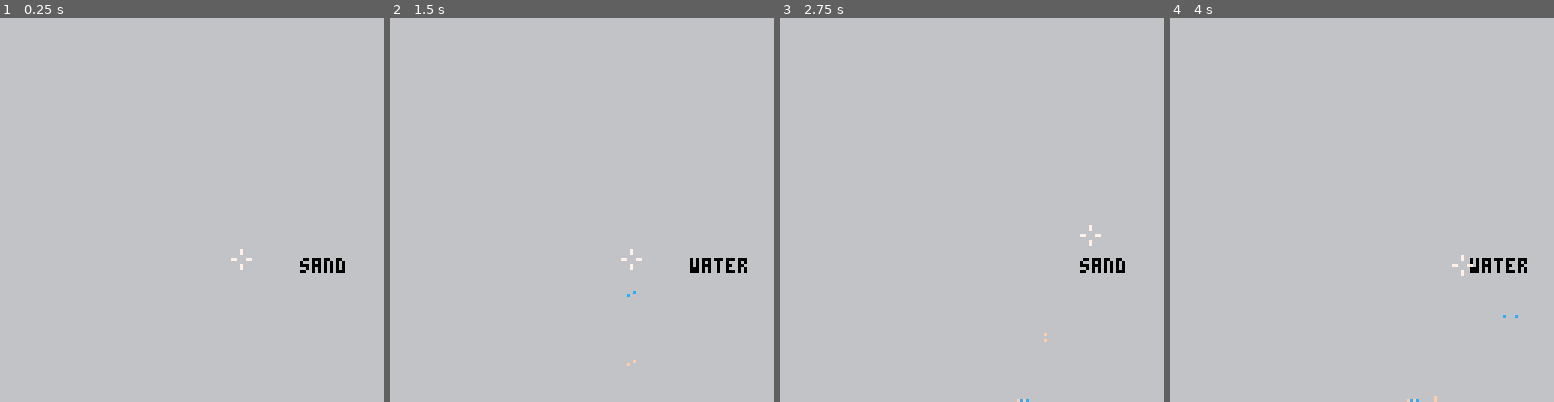
Above: before the commit, frames 1-4 (left to right).
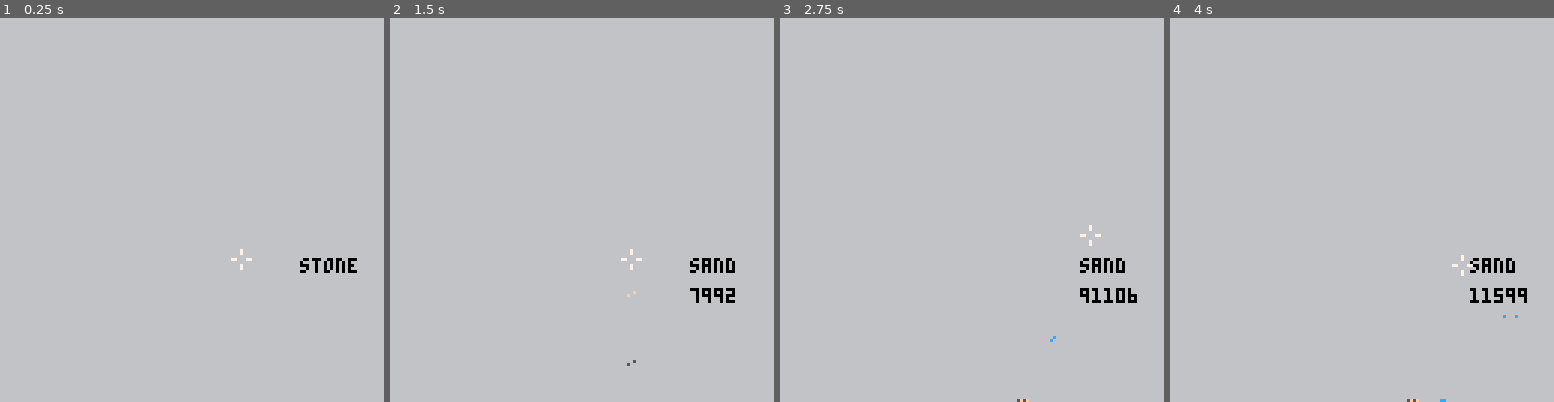
Above: after the commit, the same moments.

Repository: graearea/pico8
Game: PICO-8 cartridge sandstorm.p8
Two runs of this game, one before a commit and one after it. Both use one fixed random seed, a clock stepped at 60 frames per second and the inputs below.
Inputs:
- Up to frame 1 (0.25 s): no input
- Up to frame 2 (1.5 s): tap X (X key) at 0.33, 1.07 s; tap O (Z key) at 0.7 s
- Up to frame 3 (2.75 s): hold Right 1.6-2.1 s; tap O (Z key) at 1.7, 2.1, 2.5 s; tap X (X key) at 1.85 s; hold Up 2.15-2.42 s; hold Right from 2.47 s (still down)
- Up to frame 4 (4 s): tap O (Z key) at 2.9, 3.3, 3.7 s; tap X (X key) at 2.97 s; release Right at 3.03 s; hold Left 3.08-3.58 s; hold Down 3.63-3.97 s

The runs differ from the first frame. In frame 1, 0.2% of the frame differs, in the area x 81-93%, y 62-67%; in frame 2, 0.5%; in frame 3, 0.3%; in frame 4, 0.6%, in the area x 61-93%, y 62-100%.

Commit message:
introducing world

Diff:
--- a/sandstorm.p8
+++ b/sandstorm.p8
@@ -6,11 +6,21 @@
  rectfill(0,0,128,128,9)
  curr_elem=1
  bgc=6
+ build_world()
+end
+
+bob=""
+world={}
+function build_world()
+ for i=1,128 do
+  world[i]={}
+ end
 end
 
 function _draw()
  rectfill(0,0,128,128,6)
  print(elements[curr_elem].name,100,80,black)
+ print(bob,100,90,black)
  local x=target.x
  local y=target.y
  line(x-3,y,x-2,y,7)
@@ -37,9 +47,18 @@
 particles={}
 
 states={
-  solid={
+  hard={
    move=function(x,y)
     return {{y=y+1,x=x}}
+   end
+  },
+  soft={
+   move=function(x,y)
+    return {
+     {y=y+1,x=x},
+     {y=y+1,x=x+1},
+     {y=y+1,x=x-1}
+    }
    end
   },
   liquid={
@@ -47,21 +66,38 @@
     return {
      {y=y+1,x=x},
      {y=y+1,x=x+1},
-     {y=y+1,x=x-1}
+     {y=y+1,x=x-1},
+--     {y=y,x=x+1},
+--     {y=y,x=x-1},
+    }
+   end,
+   pushed=function(x,y)
+    return {
+     {y=y+1,x=x},
+     {y=y+1,x=x+1},
+     {y=y+1,x=x-1},
+     {y=y,x=x+1},
+     {y=y,x=x-1},
+     {y=y-1,x=x+1},
+     {y=y-1,x=x-1},
+     {y=y-1,x=x},
     }
    end
+
   }
+
 }
 elements={
- {name="sand",colour=15,state=states.solid},
- {name="water",colour=12,state=states.liquid},
+ {name="stone",colour=5,state=states.hard,weight=10},
+ {name="sand",colour=15,state=states.soft,weight=10},
+ {name="water",colour=12,state=states.liquid,weight=5},
 }
 
 
 function sprinkle()
  local rndx=rnd(4)-2
  local rndy=rnd(4)-2
- add(particles, new_particle(target.x+rndx,target.y+rndy))
+ add(particles, new_particle(flr(target.x+rndx),flr(target.y+rndy)))
 end
 
 btndown=false
@@ -101,6 +137,7 @@
   y=y,
   element=element,
   fall=function(self)
+   world[self.x][self.y]=nil
    moves=element.state.move(self.x,self.y)
    for move in all(moves) do
     if is_clear(move.x,move.y) then
@@ -108,14 +145,28 @@
       self.y=move.y
       break
     end
+    if can_push(move.x,move.y,self.element.weight) then
+     self.x=move.x
+     self.y=move.y
+     break
+   end
+   world[self.x][self.y]=self
    end
   end
  }
-
 end
 
-function is_clear(x,y)
- return pget(x,y)==bgc or pget(x,y+1)==7
+
+function can_push(x,y,weight)
+ local colour=pget(x,y)
+
+	 return false
+end
+
+function is_clear(x,y,weight)
+ bob= x .. y
+ --return world[x]==nil
+ return pget(x,y)==bgc or pget(x,y)==6
 end
 
 function move_target(dx,dy,obj)
